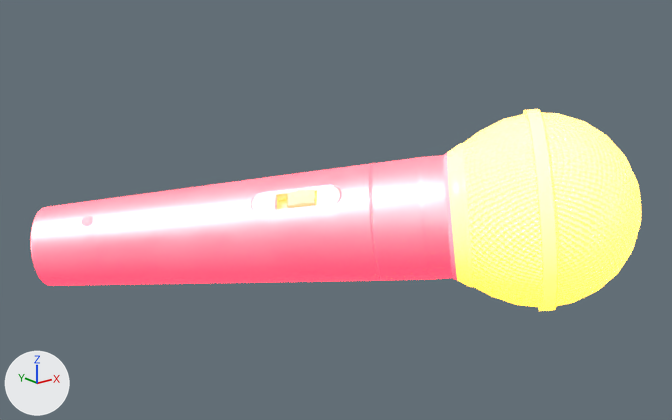
One commit to the glTF model vite-project/microphone/mic.gltf: the scene before it, then after it.
Camera for both pictures: a 50 mm camera at (-3.23, -4.33, 2.23) aimed at (0.12, -0.14, 0.55). The axes (+X, +Y, +Z) are drawn at lower left. The lights are the same throughout. Where no turn or scale is listed for an object, it has been applied to the vertices.

Names of what the first picture shows: '0', '1', 'Body_low_Microphone_0', 'Weave_low_Microphone_0'.
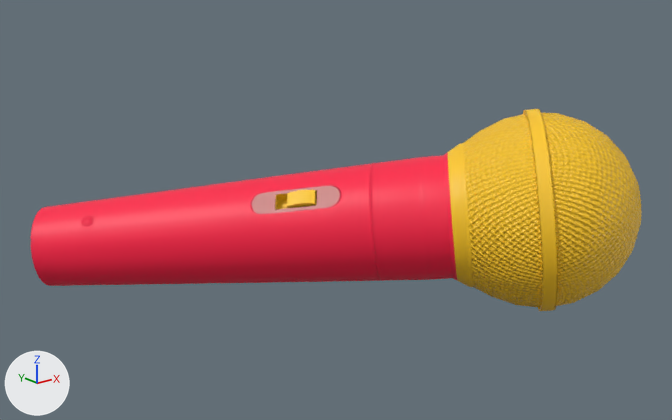
What differs and where, as boxes (x1, y1, x2, y2) in the pictures (672 x 420 px):
'Body_low_Microphone_0', surface changed: (31, 155, 452, 286) in both
'Weave_low_Microphone_0', surface changed (beige to yellow): (463, 113, 641, 307) in both
'1', surface changed: (443, 109, 558, 311) in both
'0', surface changed (white to yellow): (287, 190, 317, 208) in both

Diff of the bpy script that builds the scene:
```diff
--- a/vite-project/microphone/mic.gltf.py
+++ b/vite-project/microphone/mic.gltf.py
@@ mat_microphone @@
 mat_microphone = bpy.data.materials.new('Microphone')
-# nodes: BsdfPrincipled, NormalMap, OutputMaterial, SeparateColor, TexImage x3
+# nodes: BsdfPrincipled, NormalMap, OutputMaterial, TexImage x2
 # uses the picture img_microphone_basecolor
-# uses the picture img_microphone_metallicroughness
 # uses the picture img_microphone_normal
```
